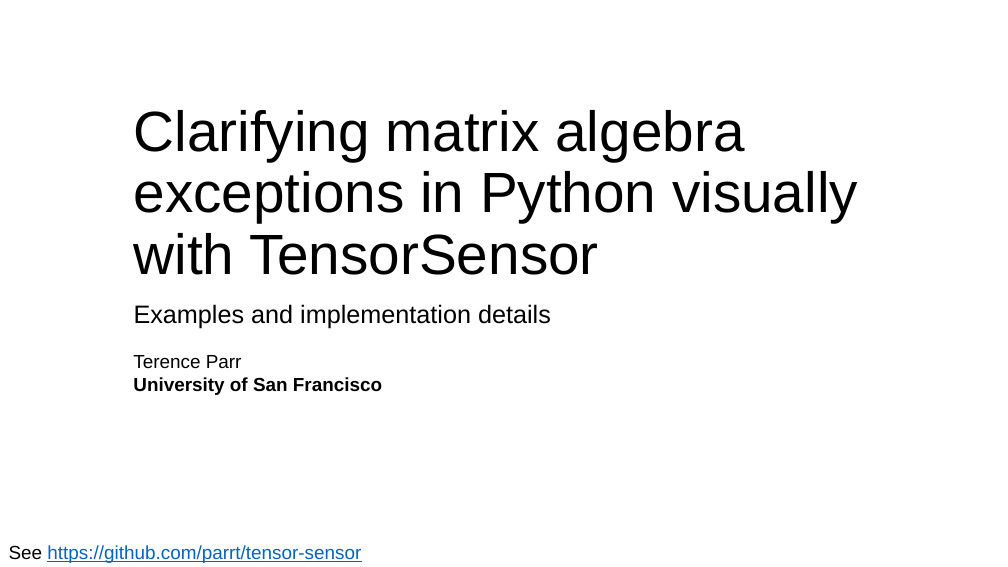
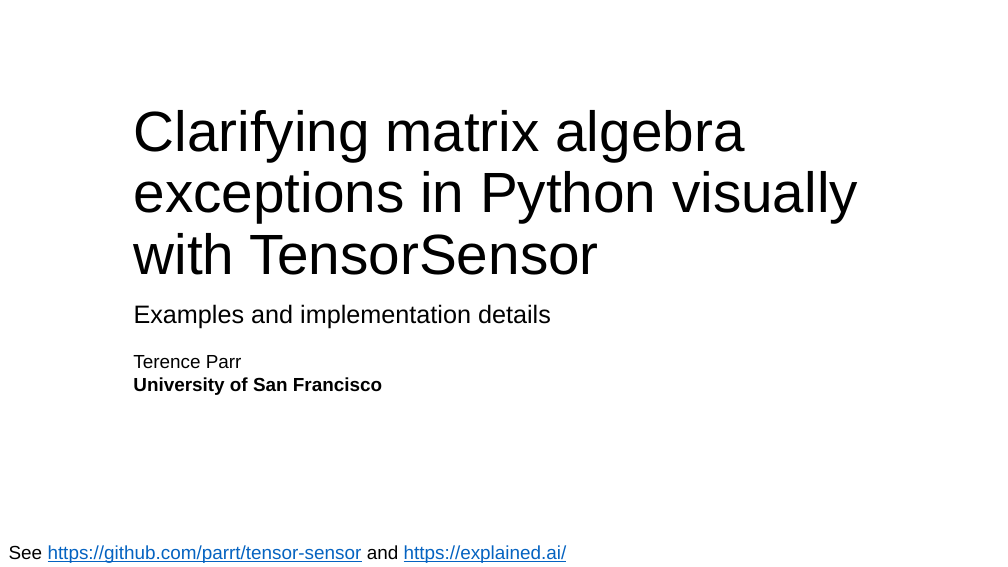
Before and after one commit to parrt/tensor-sensor, a slide deck: slide 1 of talks/tensor-sensor.pptx. Drawn at 1008x567 pixels with LibreOffice and Linux fonts; fonts in the diff are those of the drawing; background and template pictures are left out. Boxes give left, top, right and bottom in pixels: in the first picture for what was removed or moved away, otherwise in the second. Text is boxed around its words. In the diff, an @@ line names an element or a change of style, - is before the commit and + after.

```diff
--- a/talks/tensor-sensor.pptx
+++ b/talks/tensor-sensor.pptx
@@ text at <box>9,545,567,563</box>: text changed @@
-See https://github.com/parrt/tensor-sensor
+See https://github.com/parrt/tensor-sensor and https://explained.ai/
```
Also in this commit, not shown: 2 other slides changed, 1 slide added, 1 other file.
